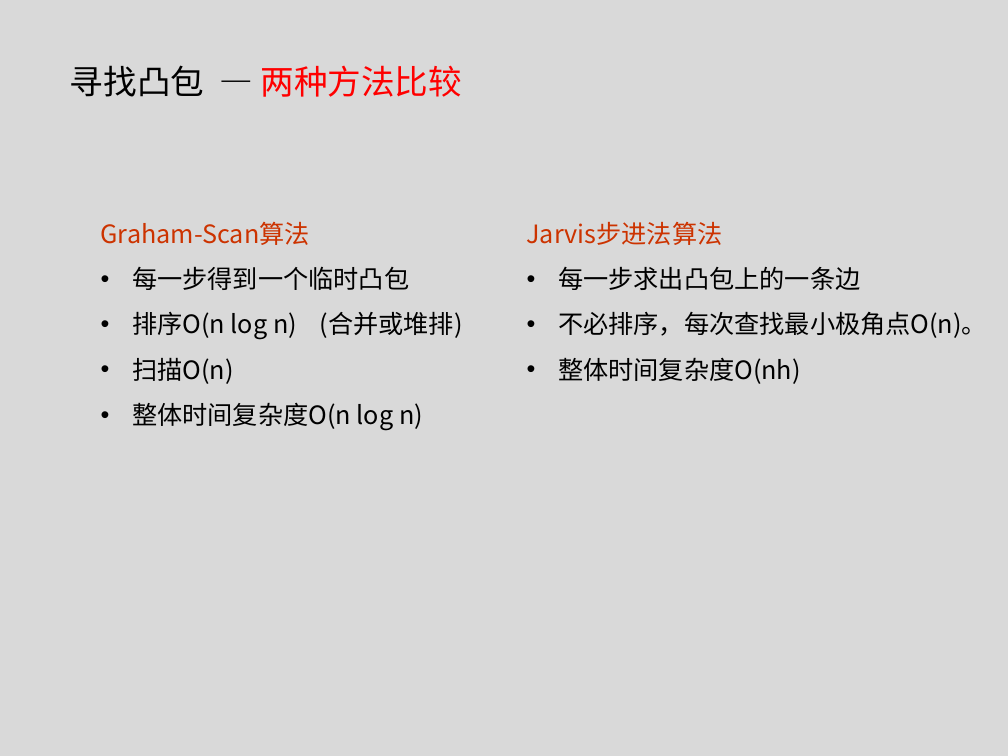
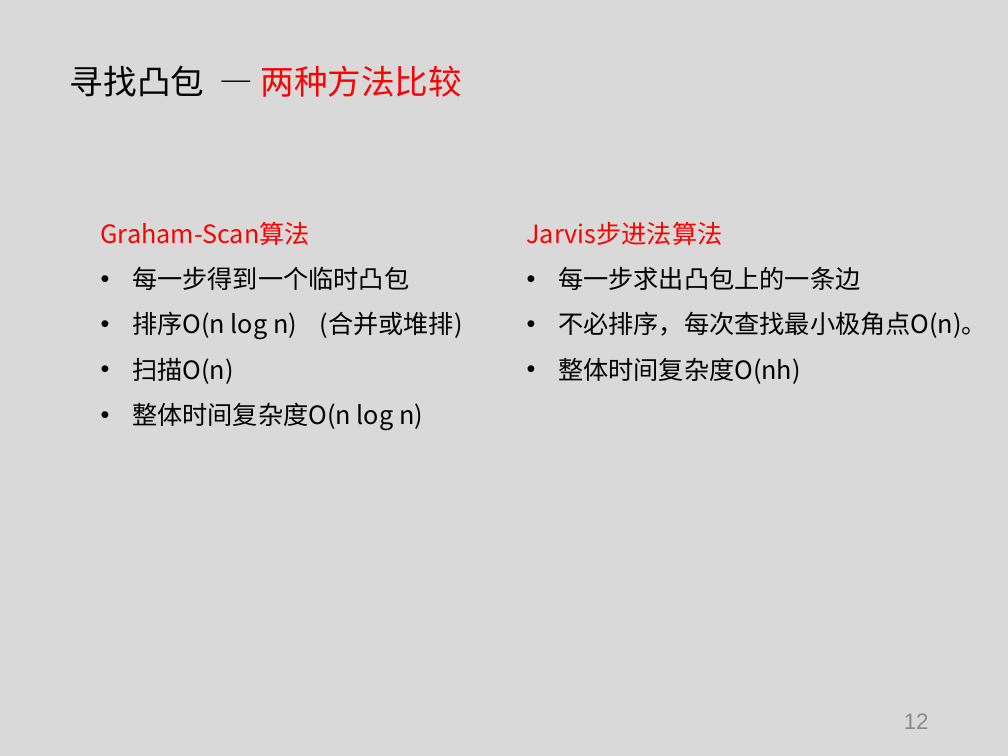
Before and after one commit to tianzhuwei/PPT, a slide deck: slide 12 of 完成1——第二讲快排+计算几何 .pptx. Drawn at 1008x756 pixels with LibreOffice and Linux fonts; fonts in the diff are those of the drawing. Boxes give left, top, right and bottom in pixels: in the first picture for what was removed or moved away, otherwise in the second. Text is boxed around its words. In the diff, an @@ line names an element or a change of style, - is before the commit and + after.

```diff
--- a/完成1——第二讲快排+计算几何 .pptx
+++ b/完成1——第二讲快排+计算几何 .pptx
@@ text at (x1=101, y1=222, x2=310, y2=245): text colour #CC3300 to #FF0000 in "Graham-Scan算法" @@
@@ text at (x1=527, y1=222, x2=723, y2=245): text colour #CC3300 to #FF0000 in "Jarvis步进法算法" @@
@@ page number added at (x1=904, y1=713, x2=929, y2=729), 16 pt, text #8C8C8C @@
+12
```
Also in this commit, not shown: 23 other slides changed, 1 slide added, 1 slide removed, 1 other file.
